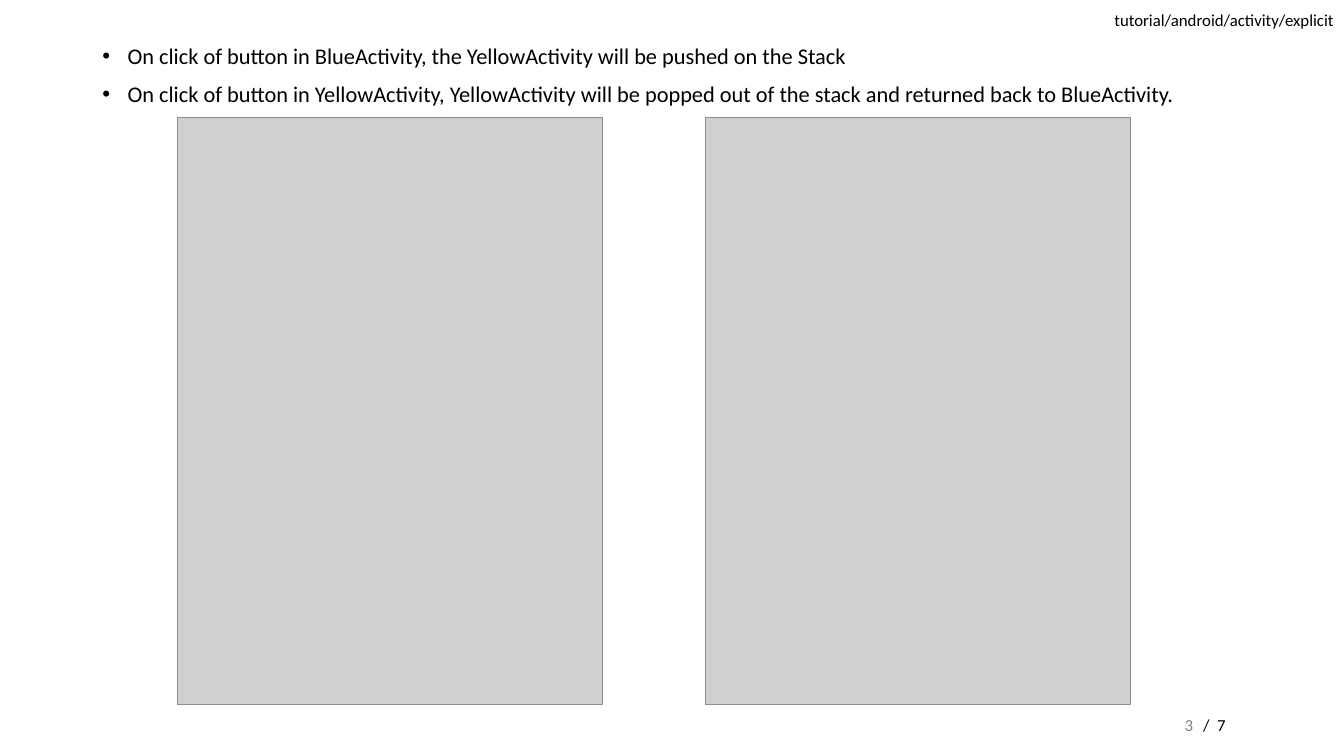
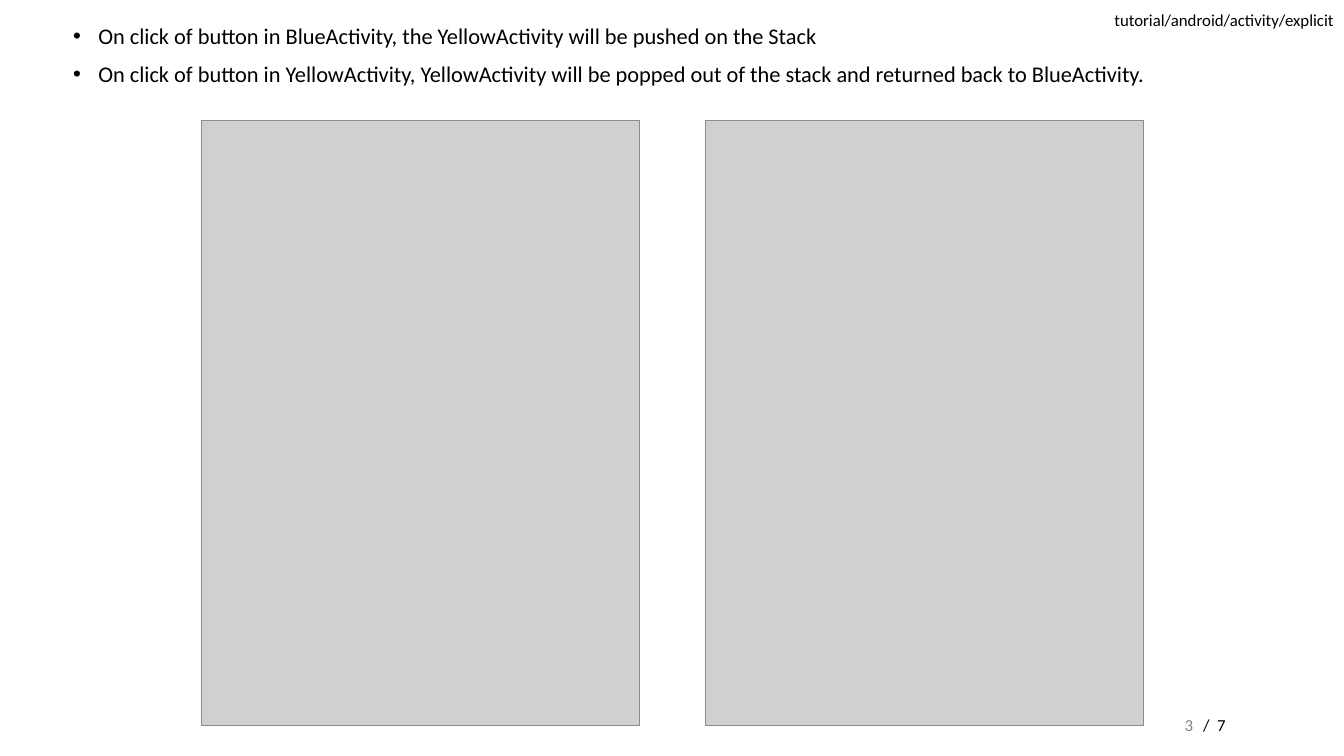
Before and after one commit to apuder/android-tutorials, a slide deck: slide 3 of android/activity/explicit/activityswitchexp/doc/slides.pptx. Drawn at 1344x756 pixels with LibreOffice and Linux fonts; fonts in the diff are those of the drawing; grey boxes stand for pictures. Boxes give left, top, right and bottom in pixels: in the first picture for what was removed or moved away, otherwise in the second. Text is boxed around its words. In the diff, an @@ line names an element or a change of style, - is before the commit and + after.

Commit message:
Fixed picture positions on some slides. Updated App theme for widgets to new look.

```diff
--- a/android/activity/explicit/activityswitchexp/doc/slides.pptx
+++ b/android/activity/explicit/activityswitchexp/doc/slides.pptx
@@ text "On click of button in ...": place and size @@
-text "On click of button in ..." at [128, 48, 1173, 106]
+text "On click of button in ..." at [98, 28, 1144, 86]
@@ picture: place and size @@
-picture at [177, 117, 603, 705]
+picture at [202, 121, 639, 726]
@@ picture: place and size @@
-picture at [706, 117, 1131, 705]
+picture at [706, 121, 1143, 726]
```
Also in this commit, not shown: 1 other slide changed, 9 other files.
